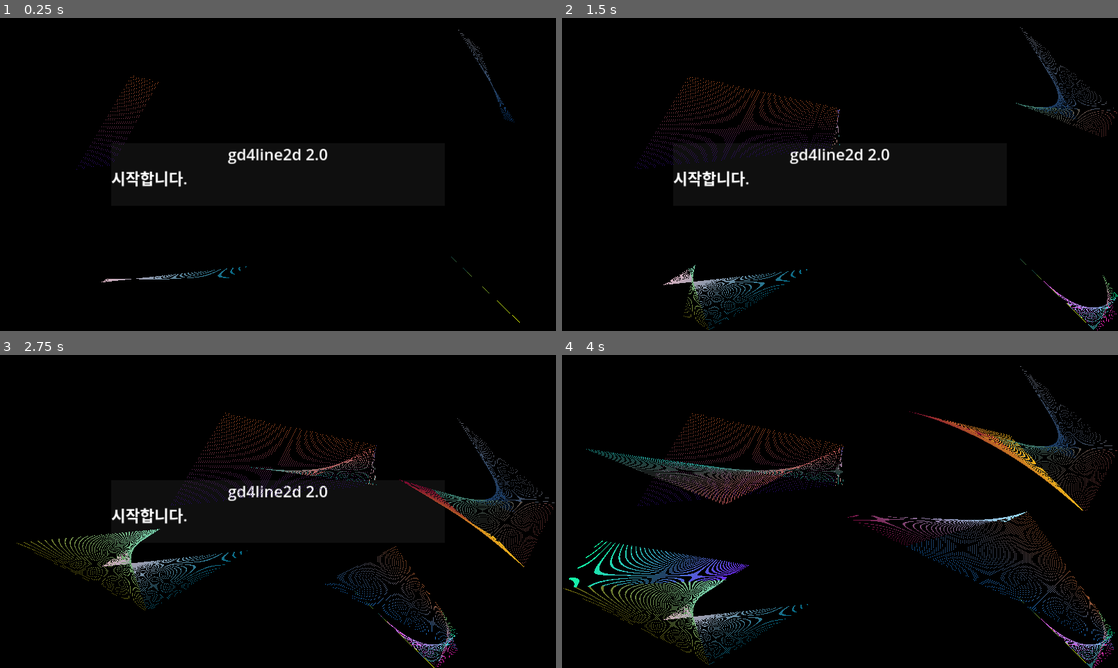
Above: before the commit, frames 1-4 (two rows, left to right).
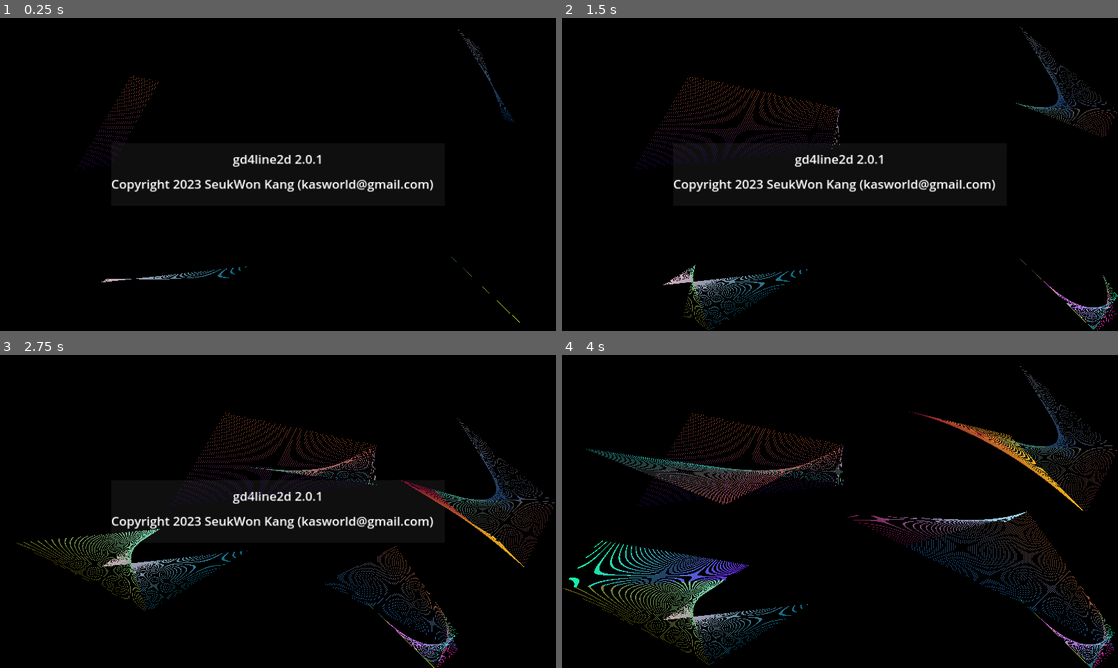
Above: after the commit, the same moments.

Repository: kasworld/gd4line2d
Game: Godot game, scene res://main.tscn
The game is run twice, just before and just after one commit, with the same random seed, the same clock (stepped at 60 frames per second) and the same inputs.
Inputs:
- Up to frame 1 (0.25 s): no input
- Up to frame 2 (1.5 s): tap Enter at 0.5 s; tap Space at 0.77 s
- Up to frame 3 (2.75 s): tap Space at 1.52 s
- Up to frame 4 (4 s): tap Space at 3.02, 3.77 s

The runs differ from the first frame. In frame 1, 1.7% of the frame differs, in the area x 20-78%, y 41-56%; in frame 2, 1.7%; in frame 3, 1.7%; in frame 4, nothing differs.

Commit message:
update timedmessage

Diff:
--- a/main.gd
+++ b/main.gd
@@ -32,8 +32,8 @@
 	make_4()
 
 	var msgrect = Rect2( draw_area.size.x * 0.2 ,draw_area.size.y * 0.4 , draw_area.size.x * 0.6 , draw_area.size.y * 0.2   )
-	$TimedMessage.init(msgrect, tr("gd4line2d 2.0"))
-	$TimedMessage.show_message("시작합니다.")
+	$TimedMessage.init(msgrect, tr("gd4line2d 2.0.1"))
+	$TimedMessage.show_message("Copyright 2023 SeukWon Kang (kasworld@gmail.com)")
 
 
 func make_mv_ln(line_count :int, point_count:int, draw_area :Rect2):
--- a/timed_message/timed_message.gd
+++ b/timed_message/timed_message.gd
@@ -4,7 +4,7 @@
 	position = rt.position
 	size = rt.size
 	$VBoxContainer/VersionLabel.text = ver
-	theme.default_font_size = rt.size.y /4
+	theme.default_font_size = rt.size.y /5
 
 func show_message(msg :String, sec :float = 3)->void:
 	$VBoxContainer/Label.text = msg
--- a/timed_message/timed_message.tscn
+++ b/timed_message/timed_message.tscn
@@ -18,6 +18,7 @@
 
 [node name="VersionLabel" type="Label" parent="VBoxContainer"]
 layout_mode = 2
+size_flags_vertical = 3
 text = "version string here"
 horizontal_alignment = 1
 vertical_alignment = 1
